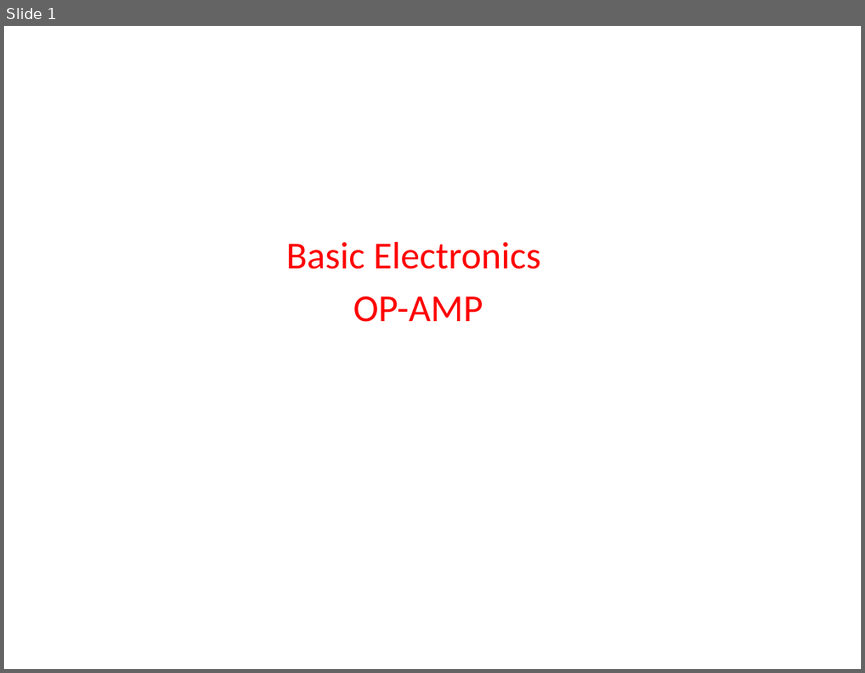
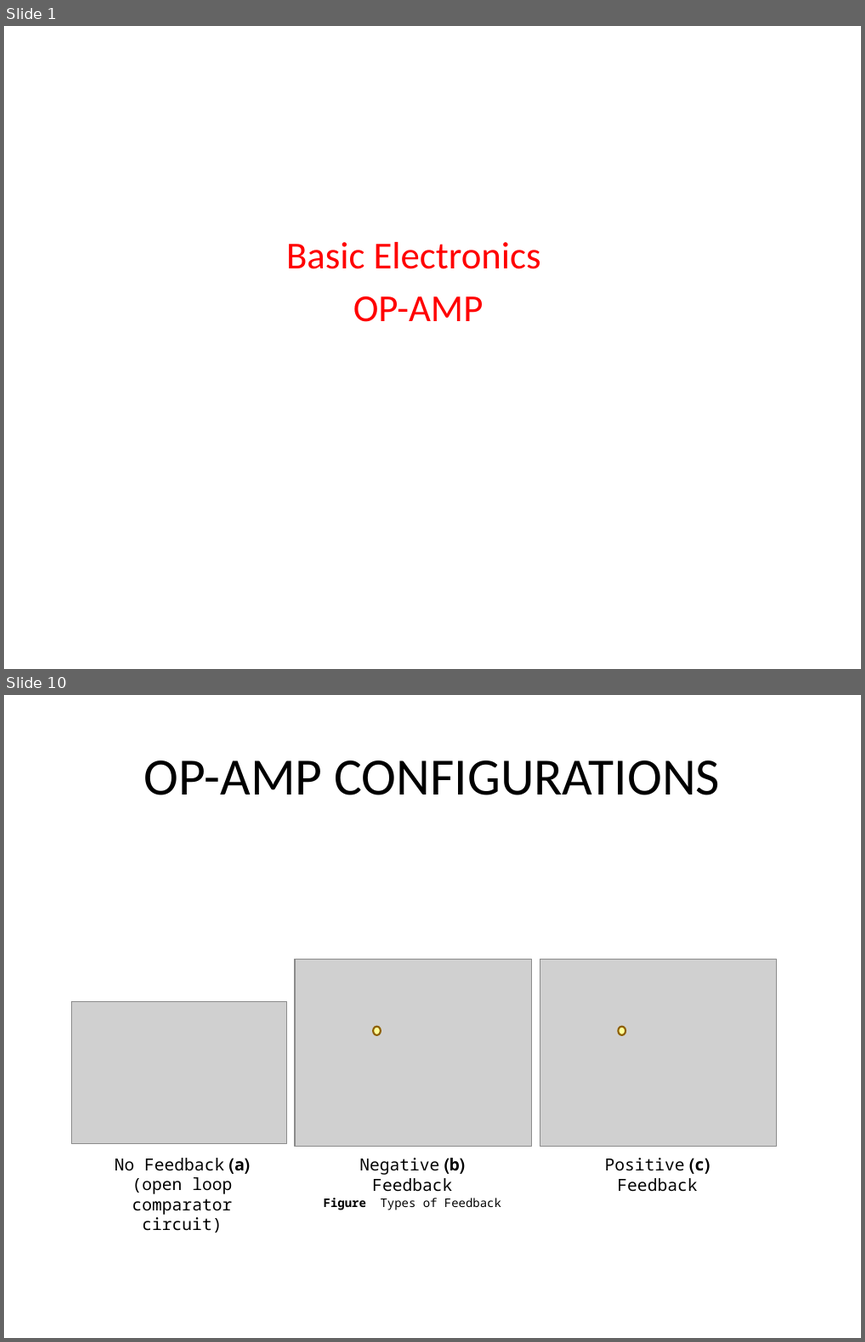
Before and after one commit to madhavirepe/OP-AMP, a slide deck: Op-Amp.pptx. Shown one above the other, each under a label of ours: slide 1 before the commit, slides 1 and 10 after it; the slides between them are not shown. The pictures are 865x673 and 865x1342 pixels, drawn with LibreOffice and Linux fonts; fonts in the diff are those of the drawing; grey boxes stand for pictures. Boxes give left, top, right and bottom in pixels: in the first picture for what was removed or moved away, otherwise in the second. Text is boxed around its words. In the diff, an @@ line names an element or a change of style, - is before the commit and + after.

```diff
--- a/Op-Amp.pptx
+++ b/Op-Amp.pptx
@@ slide 10 added at bbox=[4, 695, 861, 1338], background #FFFFFF @@
@@ title added at bbox=[144, 760, 720, 795], 44 pt, text #000000 @@
+OP-AMP CONFIGURATIONS
@@ group added at bbox=[72, 959, 776, 1232]: 4 texts, 3 pictures, 2 ellipses @@
+Figure Types of Feedback
+(a) No Feedback (open loop comparator circuit)
+(b) Negative Feedback
+(c) Positive Feedback
```
Also in this commit, not shown: 27 other slides added.
